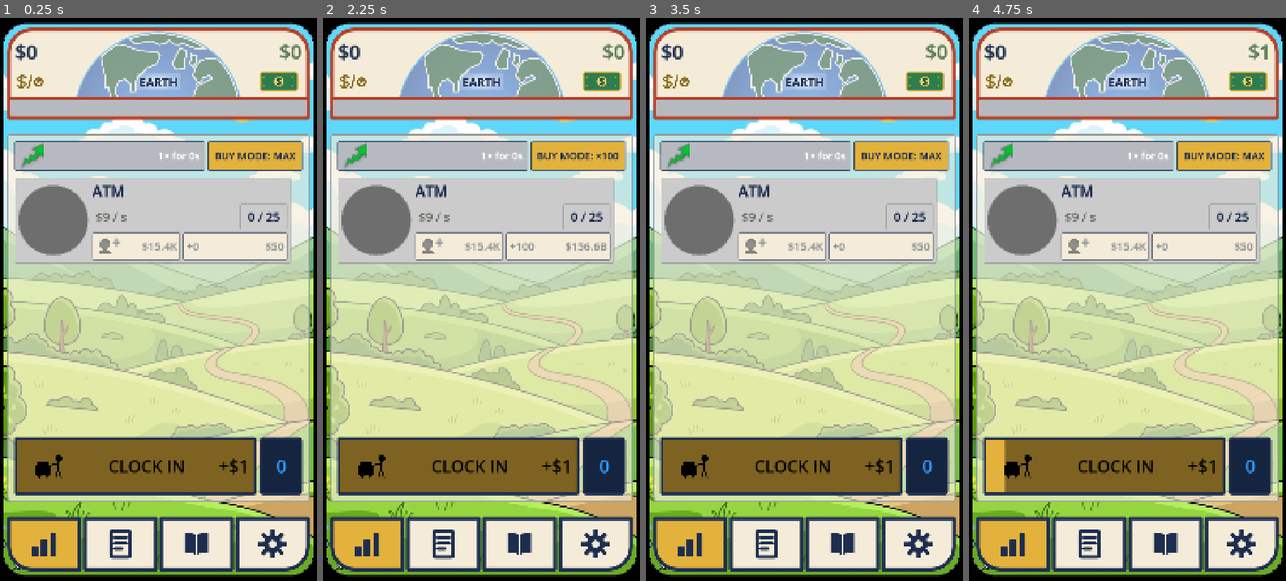
Above: before the commit, frames 1-4 (left to right).
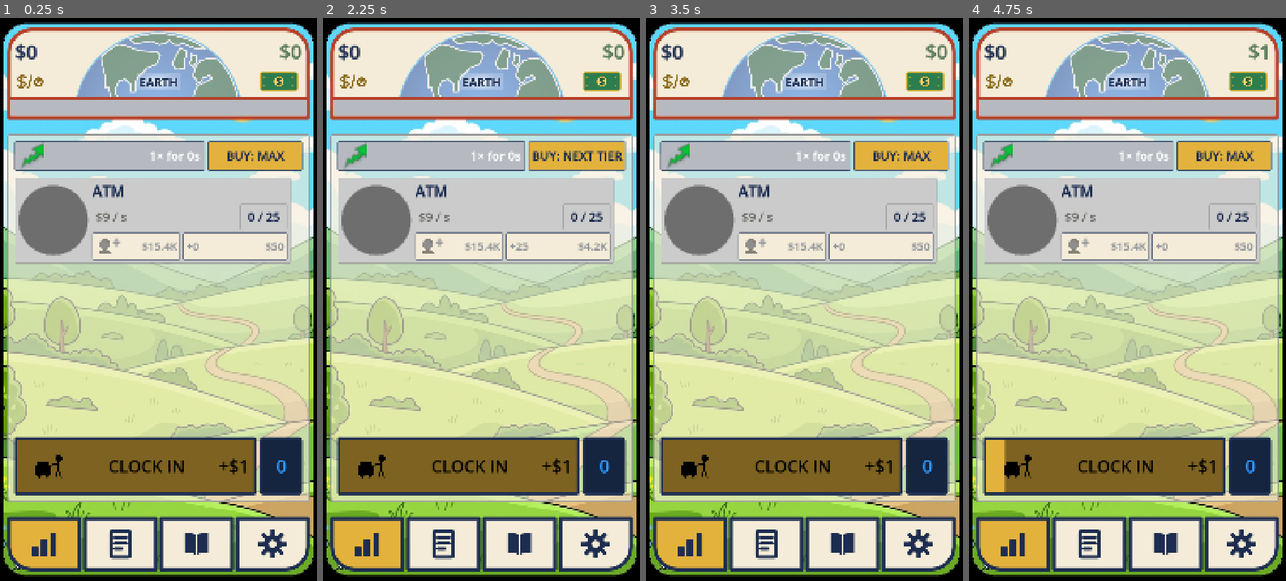
Above: after the commit, the same moments.

Repository: TimGoergen/american-tycoon
Game: Godot game, scene res://Main.tscn
Two runs of this game, one before a commit and one after it. Both use one fixed random seed, a clock stepped at 60 frames per second and the inputs below.
Inputs (mouse positions are in pixels of both pictures, inside the frame that each line leads up to):
- Up to frame 1 (0.25 s): no input
- Up to frame 2 (2.25 s): click "BUY MODE: MAX" (after the commit: "BUY: MAX") at 0.5 s; click "BUY MODE: ×1" (after the commit: "BUY: ×1") at 1.25 s; click "BUY MODE: ×10" (after the commit: "BUY: ×10") at 2 s
- Up to frame 3 (3.5 s): click "BUY MODE: ×100" (after the commit: "BUY: NEXT TIER") at 2.75 s
- Up to frame 4 (4.75 s): click (1105, 468) at 3.5 s; click (1013, 541) at 4.27 s

The runs differ from the first frame. In frame 1, 0.4% of the frame differs, in the area x 47-94%, y 23-26%; in frame 2, 0.7%, in the area x 46-95%, y 21-42%; in frame 3, 0.4%; in frame 4, 0.4%.

Commit message:
Buy-mode NEXT TIER option + matched larger TURBO and buy text
- BuyMode HUNDRED -> NEXT_TIER (same ordinal, saved prefs stay valid):
  buys exactly enough units to reach the next milestone threshold,
  +0 and disabled past the last tier
- Buy-mode button label drops the word MODE; it now reads BUY: with
  the mode caption, cycling x1, x10, NEXT TIER, MAX
- TURBO readout and buy-mode button text both FONT_BUTTON ->
  FONT_SUBHEAD, deliberately matched (they share the action row)

Co-Authored-By: Claude Fable 5 <noreply@anthropic.com>
Claude-Session: https://claude.ai/code/session_01V2mTLbKztKGNf3y2Xw5aUW

Diff:
--- a/game/scripts/Main.gd
+++ b/game/scripts/Main.gd
@@ -495,15 +495,16 @@
 	_frenzy_bar.size_flags_stretch_ratio = 2.0  # TURBO ~2/3, buy-mode ~1/3
 	action_row.add_child(_frenzy_bar)
 
-	# Global buy-mode toggle: one button cycles ×1 → ×10 → ×100 → MAX; every row follows.
+	# Global buy-mode toggle: one button cycles ×1 → ×10 → NEXT TIER → MAX; every row follows.
 	_buy_mode_button = Button.new()
 	_buy_mode_button.custom_minimum_size = Vector2(0, UiPalette.STANDARD_BUTTON_HEIGHT)
 	_buy_mode_button.size_flags_horizontal = Control.SIZE_EXPAND_FILL
-	# Larger + bold BUY MODE label (Tim, 2026-06-25): 30% over the old FONT_SMALL lands at FONT_BUTTON.
-	_buy_mode_button.add_theme_font_size_override("font_size", UiPalette.FONT_BUTTON)
+	# FONT_SUBHEAD, deliberately matching the TURBO button's readout beside it — the two
+	# were resized together (Tim, 2026-07-07; both had been FONT_BUTTON and read small).
+	_buy_mode_button.add_theme_font_size_override("font_size", UiPalette.FONT_SUBHEAD)
 	_buy_mode_button.add_theme_font_override("font", UiPalette.make_bold_font())
 	UiPalette.style_button(_buy_mode_button, false)
-	_buy_mode_button.text = "BUY MODE: " + _buy_mode_caption(_buy_mode)
+	_buy_mode_button.text = "BUY: " + _buy_mode_caption(_buy_mode)
 	_buy_mode_button.pressed.connect(_on_buy_mode_toggled)
 	action_row.add_child(_buy_mode_button)
 
@@ -857,8 +858,9 @@
 			count = 1
 		PropertyRow.BuyMode.TEN:
 			count = 10
-		PropertyRow.BuyMode.HUNDRED:
-			count = 100
+		PropertyRow.BuyMode.NEXT_TIER:
+			# Exactly enough to reach the next milestone threshold (0 past the last tier).
+			count = maxi(0, prop.get_next_milestone_count() - prop.units_owned)
 		PropertyRow.BuyMode.MAX:
 			count = prop.get_max_affordable(game.economy.cash)
 	if count <= 0:
@@ -1227,7 +1229,7 @@
 func _on_buy_mode_toggled() -> void:
 	_buy_mode = ((_buy_mode + 1) % PropertyRow.BuyMode.size()) as PropertyRow.BuyMode
 	game.ui_buy_mode = _buy_mode  # persisted on the next autosave / on background
-	_buy_mode_button.text = "BUY MODE: " + _buy_mode_caption(_buy_mode)
+	_buy_mode_button.text = "BUY: " + _buy_mode_caption(_buy_mode)
 	for row in _rows:
 		(row as PropertyRow).set_buy_mode(_buy_mode)
 
@@ -1238,8 +1240,8 @@
 			return "×1"
 		PropertyRow.BuyMode.TEN:
 			return "×10"
-		PropertyRow.BuyMode.HUNDRED:
-			return "×100"
+		PropertyRow.BuyMode.NEXT_TIER:
+			return "NEXT TIER"
 		PropertyRow.BuyMode.MAX:
 			return "MAX"
 	return "×1"
--- a/game/scripts/ui/FrenzyBar.gd
+++ b/game/scripts/ui/FrenzyBar.gd
@@ -112,8 +112,10 @@
 	_label.vertical_alignment = VERTICAL_ALIGNMENT_CENTER
 	_label.size_flags_horizontal = Control.SIZE_EXPAND_FILL
 	_label.mouse_filter = Control.MOUSE_FILTER_IGNORE
-	# Larger + bold readout (Tim, 2026-06-25), white in all states so a tap never recolors it.
-	_label.add_theme_font_size_override("font_size", UiPalette.FONT_BUTTON)
+	# Larger + bold readout (Tim, 2026-06-25), white in all states so a tap never recolors
+	# it. FONT_SUBHEAD, deliberately matching the buy-mode button sharing its row — the
+	# two were resized together (Tim, 2026-07-07; both had been FONT_BUTTON and read small).
+	_label.add_theme_font_size_override("font_size", UiPalette.FONT_SUBHEAD)
 	_label.add_theme_font_override("font", UiPalette.make_bold_font())
 	_label.add_theme_color_override("font_color", Color.WHITE)
 	row.add_child(_label)
--- a/game/scripts/ui/PropertyRow.gd
+++ b/game/scripts/ui/PropertyRow.gd
@@ -9,7 +9,9 @@
 # Each row has a single buy button; what it buys is set by the global
 # buy-mode toggle on the Main screen (×1 / ×10 / ×100 / MAX).
 
-enum BuyMode { ONE, TEN, HUNDRED, MAX }
+# NEXT_TIER buys exactly enough units to reach the next milestone threshold (replaced
+# ×100, Tim 2026-07-07). It keeps ×100's ordinal slot so saved ui_buy_mode ints stay valid.
+enum BuyMode { ONE, TEN, NEXT_TIER, MAX }
 
 signal buy_requested(prop_index: int, mode: BuyMode)
 signal tap_requested(prop_index: int)
@@ -919,14 +921,17 @@
 			count = 1
 		BuyMode.TEN:
 			count = 10
-		BuyMode.HUNDRED:
-			count = 100
+		BuyMode.NEXT_TIER:
+			# Exactly enough to reach the next milestone threshold; 0 past the last tier
+			# (get_next_milestone_count returns <= 0 there).
+			count = maxi(0, _prop.get_next_milestone_count() - _prop.units_owned)
 		BuyMode.MAX:
 			count = _prop.get_max_affordable(_economy.cash)
 
 	if count <= 0:
-		# MAX mode with nothing affordable yet: "+0", and show the next single unit's cost so the
-		# player can see how close they are, instead of a blank "—".
+		# MAX mode with nothing affordable yet (or NEXT TIER past the last tier): "+0", and
+		# show the next single unit's cost so the player can see how close they are,
+		# instead of a blank "—".
 		_buy_caption_label.text = "+0"
 		_buy_cost_label.text = Money.of(_prop.get_bulk_cost(1)).display()
 		_buy_button.disabled = true
